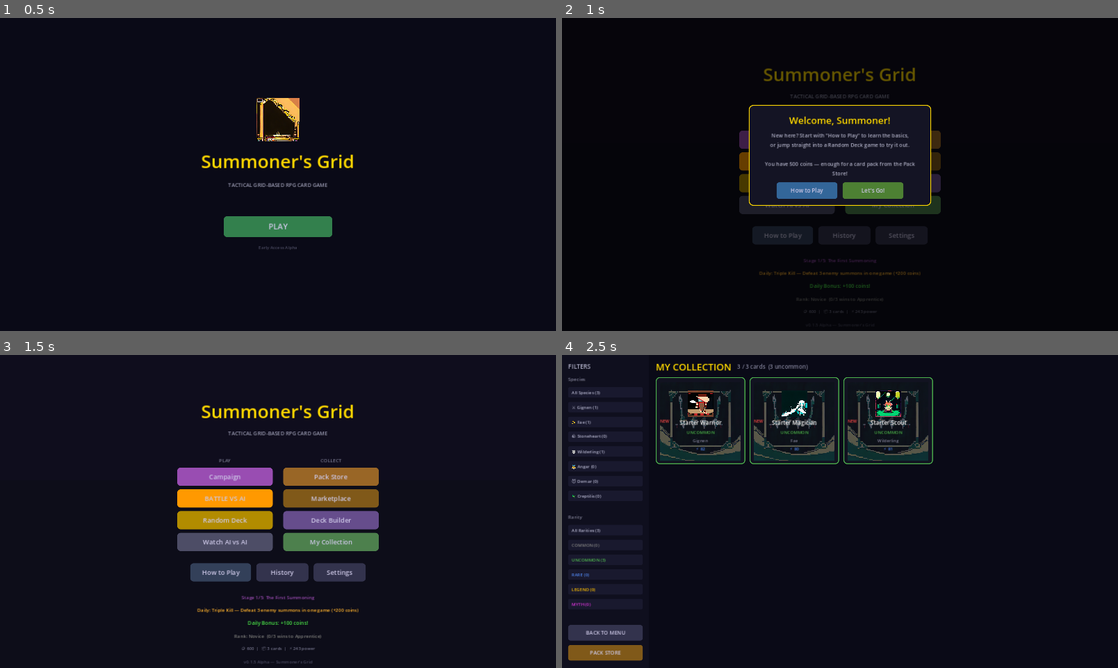
Above: before the commit, frames 1-4 (two rows, left to right).
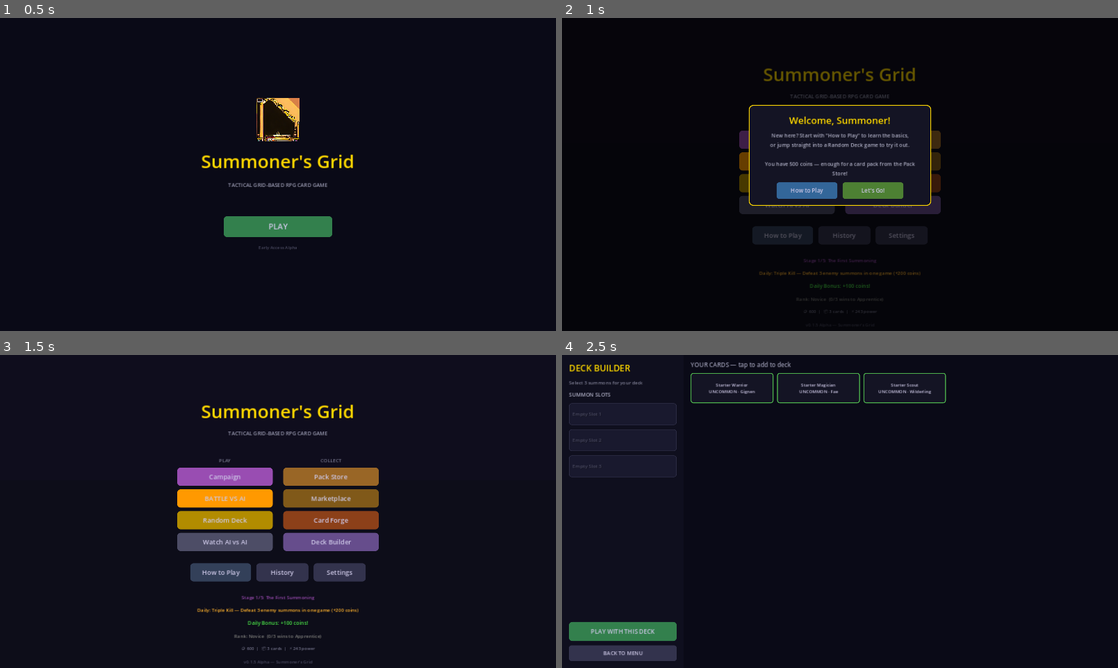
Above: after the commit, the same moments.

Repository: look-itsaxiom/summoners-grid
Game: Godot game, scene res://scenes/login.tscn
Same seed, same stepped clock (60 frames per second), same inputs: the game is played once before the commit and once after it.
Inputs (mouse positions are in pixels of both pictures, inside the frame that each line leads up to):
- Up to frame 1 (0.5 s): no input
- Up to frame 2 (1 s): click "PLAY" at 0.5 s
- Up to frame 3 (1.5 s): click (333, 520) at 1.25 s, where only the run after the commit has a clickable "Card Forge"
- Up to frame 4 (2.5 s): click (895, 542) at 2 s, where only the run before the commit has a clickable "My Collection"

Frame 1 is identical in both runs. In frame 2, 0.6% of the frame differs, in the area x 51-69%, y 49-63%; in frame 3, 2.0%; in frame 4, 9.0%, in the area x 1-70%, y 2-98%.

Commit message:
feat: card forge — combine 3 same-rarity cards into 1 higher rarity
Classic TCG upgrade mechanic:
- Select 3 cards of the same rarity (common through legend)
- Forge into 1 card of the next rarity up
- New card gets a "forged" name (Ascended Guardian, Evolved Sentinel, etc.)
- Random species and power scaled by rarity tier
- Myth cards can't be forged (already max)
- Selection UI with rarity-colored borders, 3/3 counter
- Drives collection engagement: duplicates become upgrade fuel

Co-Authored-By: Claude Opus 4.6 (1M context) <noreply@anthropic.com>

Diff:
--- /dev/null
+++ b/godot/scenes/forge.tscn
@@ -0,0 +1,8 @@
+[gd_scene format=3]
+
+[ext_resource type="Script" path="res://scripts/ui/forge_screen.gd" id="1_huql2"]
+
+[node name="root" type="Control" unique_id=1104110221]
+layout_mode = 3
+anchors_preset = 0
+script = ExtResource("1_huql2")
--- /dev/null
+++ b/godot/scripts/ui/forge_screen.gd
@@ -0,0 +1,241 @@
+extends Control
+## Card Forge — combine 3 cards of same rarity into 1 card of next rarity.
+
+const BG_COLOR := Color(0.05, 0.05, 0.1)
+const GOLD := Color(1.0, 0.85, 0.0)
+
+const RARITY_ORDER := ["common", "uncommon", "rare", "legend", "myth"]
+const RARITY_COLORS := {
+	"common": Color(0.5, 0.5, 0.5),
+	"uncommon": Color(0.3, 0.7, 0.3),
+	"rare": Color(0.3, 0.5, 0.9),
+	"legend": Color(0.9, 0.7, 0.1),
+	"myth": Color(0.8, 0.3, 0.9),
+}
+
+@onready var _storage = get_node("/root/CardStorage")
+var _selected: Array = []  # Card indices selected for forging
+var _selected_rarity: String = ""
+var _grid: GridContainer
+var _result_label: Label
+var _forge_btn: Button
+
+
+func _ready() -> void:
+	_build_ui()
+
+
+func _build_ui() -> void:
+	var bg := ColorRect.new()
+	bg.color = BG_COLOR
+	bg.set_anchors_preset(Control.PRESET_FULL_RECT)
+	add_child(bg)
+
+	var margin := MarginContainer.new()
+	margin.set_anchors_preset(Control.PRESET_FULL_RECT)
+	margin.add_theme_constant_override("margin_top", 30)
+	margin.add_theme_constant_override("margin_bottom", 30)
+	margin.add_theme_constant_override("margin_left", 100)
+	margin.add_theme_constant_override("margin_right", 100)
+	add_child(margin)
+
+	var outer := VBoxContainer.new()
+	outer.add_theme_constant_override("separation", 10)
+	outer.size_flags_vertical = Control.SIZE_EXPAND_FILL
+	margin.add_child(outer)
+
+	var title := Label.new()
+	title.text = "CARD FORGE"
+	title.add_theme_font_size_override("font_size", 26)
+	title.add_theme_color_override("font_color", GOLD)
+	title.horizontal_alignment = HORIZONTAL_ALIGNMENT_CENTER
+	outer.add_child(title)
+
+	var desc := Label.new()
+	desc.text = "Select 3 cards of the same rarity to forge into 1 card of the next rarity up."
+	desc.add_theme_font_size_override("font_size", 12)
+	desc.add_theme_color_override("font_color", Color(0.5, 0.5, 0.6))
+	desc.horizontal_alignment = HORIZONTAL_ALIGNMENT_CENTER
+	outer.add_child(desc)
+
+	# Result preview
+	_result_label = Label.new()
+	_result_label.text = "Select 3 cards to forge..."
+	_result_label.add_theme_font_size_override("font_size", 14)
+	_result_label.add_theme_color_override("font_color", Color(0.6, 0.6, 0.7))
+	_result_label.horizontal_alignment = HORIZONTAL_ALIGNMENT_CENTER
+	outer.add_child(_result_label)
+
+	# Forge button
+	_forge_btn = Button.new()
+	_forge_btn.text = "FORGE"
+	_forge_btn.custom_minimum_size = Vector2(200, 42)
+	_forge_btn.size_flags_horizontal = Control.SIZE_SHRINK_CENTER
+	_forge_btn.add_theme_font_size_override("font_size", 16)
+	_forge_btn.disabled = true
+	var fs := StyleBoxFlat.new()
+	fs.bg_color = Color(0.5, 0.3, 0.1)
+	fs.corner_radius_top_left = 6
+	fs.corner_radius_top_right = 6
+	fs.corner_radius_bottom_left = 6
+	fs.corner_radius_bottom_right = 6
+	_forge_btn.add_theme_stylebox_override("normal", fs)
+	_forge_btn.pressed.connect(_on_forge)
+	outer.add_child(_forge_btn)
+
+	# Card grid
+	var scroll := ScrollContainer.new()
+	scroll.size_flags_vertical = Control.SIZE_EXPAND_FILL
+	scroll.horizontal_scroll_mode = ScrollContainer.SCROLL_MODE_DISABLED
+	outer.add_child(scroll)
+
+	_grid = GridContainer.new()
+	_grid.columns = 8
+	_grid.add_theme_constant_override("h_separation", 6)
+	_grid.add_theme_constant_override("v_separation", 6)
+	scroll.add_child(_grid)
+
+	_refresh_grid()
+
+	# Back button
+	var back_btn := Button.new()
+	back_btn.text = "Back to Menu"
+	back_btn.custom_minimum_size = Vector2(160, 38)
+	back_btn.size_flags_horizontal = Control.SIZE_SHRINK_CENTER
+	back_btn.add_theme_font_size_override("font_size", 13)
+	var bs := StyleBoxFlat.new()
+	bs.bg_color = Color(0.2, 0.2, 0.3)
+	bs.corner_radius_top_left = 6
+	bs.corner_radius_top_right = 6
+	bs.corner_radius_bottom_left = 6
+	bs.corner_radius_bottom_right = 6
+	back_btn.add_theme_stylebox_override("normal", bs)
+	back_btn.pressed.connect(func(): get_node("/root/SceneTransition").change_scene("res://scenes/menu.tscn"))
+	outer.add_child(back_btn)
+
+
+func _refresh_grid() -> void:
+	for child in _grid.get_children():
+		child.queue_free()
+	_selected.clear()
+	_selected_rarity = ""
+	_update_forge_state()
+
+	var cards: Array = _storage.get_cards()
+	# Only show cards that can be forged (not myth — already max rarity)
+	for i in range(cards.size()):
+		var card: Dictionary = cards[i]
+		var rarity: String = card.get("rarity", "common")
+		if rarity == "myth":
+			continue
+		var btn := _create_card_btn(card, i)
+		_grid.add_child(btn)
+
+
+func _create_card_btn(card: Dictionary, index: int) -> Button:
+	var rarity: String = card.get("rarity", "common")
+	var btn := Button.new()
+	btn.text = "%s\n%s" % [card.get("name", "?"), rarity.to_upper()]
+	btn.custom_minimum_size = Vector2(120, 70)
+	btn.add_theme_font_size_override("font_size", 10)
+	btn.clip_text = false
+	btn.autowrap_mode = TextServer.AUTOWRAP_WORD_SMART
+
+	var style := StyleBoxFlat.new()
+	style.bg_color = Color(0.1, 0.1, 0.16)
+	style.border_color = RARITY_COLORS.get(rarity, Color(0.3, 0.3, 0.3))
+	style.border_width_top = 2
+	style.border_width_bottom = 2
+	style.border_width_left = 2
+	style.border_width_right = 2
+	style.corner_radius_top_left = 4
+	style.corner_radius_top_right = 4
+	style.corner_radius_bottom_left = 4
+	style.corner_radius_bottom_right = 4
+	btn.add_theme_stylebox_override("normal", style)
+
+	btn.pressed.connect(func(): _toggle_select(index, rarity, btn))
+	return btn
+
+
+func _toggle_select(index: int, rarity: String, btn: Button) -> void:
+	if index in _selected:
+		_selected.erase(index)
+		var style: StyleBoxFlat = btn.get_theme_stylebox("normal").duplicate()
+		style.bg_color = Color(0.1, 0.1, 0.16)
+		btn.add_theme_stylebox_override("normal", style)
+	else:
+		# Can only select same rarity
+		if _selected.size() > 0 and rarity != _selected_rarity:
+			return
+		if _selected.size() >= 3:
+			return
+		_selected.append(index)
+		_selected_rarity = rarity
+		var style: StyleBoxFlat = btn.get_theme_stylebox("normal").duplicate()
+		style.bg_color = Color(0.25, 0.2, 0.1)
+		btn.add_theme_stylebox_override("normal", style)
+
+	if _selected.is_empty():
+		_selected_rarity = ""
+	_update_forge_state()
+
+
+func _update_forge_state() -> void:
+	if _selected.size() == 3:
+		var next_idx: int = RARITY_ORDER.find(_selected_rarity) + 1
+		if next_idx < RARITY_ORDER.size():
+			var next_rarity: String = RARITY_ORDER[next_idx]
+			_result_label.text = "Forge 3 %s cards into 1 %s card!" % [_selected_rarity.to_upper(), next_rarity.to_upper()]
+			_result_label.add_theme_color_override("font_color", RARITY_COLORS.get(next_rarity, GOLD))
+			_forge_btn.disabled = false
+			return
+	_forge_btn.disabled = true
+	if _selected.size() > 0:
+		_result_label.text = "%d / 3 %s cards selected" % [_selected.size(), _selected_rarity.to_upper()]
+		_result_label.add_theme_color_override("font_color", RARITY_COLORS.get(_selected_rarity, Color(0.6, 0.6, 0.7)))
+	else:
+		_result_label.text = "Select 3 cards of the same rarity to forge..."
+		_result_label.add_theme_color_override("font_color", Color(0.6, 0.6, 0.7))
+
+
+func _on_forge() -> void:
+	if _selected.size() != 3:
+		return
+
+	var next_idx: int = RARITY_ORDER.find(_selected_rarity) + 1
+	if next_idx >= RARITY_ORDER.size():
+		return
+
+	var next_rarity: String = RARITY_ORDER[next_idx]
+
+	# Remove the 3 selected cards
+	_storage.remove_cards_by_indices(_selected)
+
+	# Generate 1 new card of next rarity
+	var species := ["gignen", "fae", "stoneheart", "wilderling", "angar", "demar", "creptilis"]
+	var sp: String = species[randi() % species.size()]
+	var names := ["Forged", "Ascended", "Reborn", "Awakened", "Transcended", "Evolved", "Empowered", "Blessed"]
+	var suffixes := ["Guardian", "Champion", "Sentinel", "Warden", "Harbinger", "Sovereign"]
+	var new_name: String = "%s %s" % [names[randi() % names.size()], suffixes[randi() % suffixes.size()]]
+
+	var new_card := {
+		"name": new_name,
+		"species": sp,
+		"rarity": next_rarity,
+		"power": 50 + randi() % 50 + next_idx * 20,
+		"element": "neutral",
+		"acquired_at": Time.get_datetime_string_from_system(),
+		"source": "forge",
+	}
+	_storage._collection.append(new_card)
+	_storage.save_collection()
+
+	# Check achievements
+	var achievements = get_node_or_null("/root/Achievements")
+	if achievements:
+		achievements.check_all()
+
+	_refresh_grid()
+	_result_label.text = "Forged: %s (%s)!" % [new_name, next_rarity.to_upper()]
+	_result_label.add_theme_color_override("font_color", RARITY_COLORS.get(next_rarity, GOLD))
--- a/godot/scripts/ui/main_menu_screen.gd
+++ b/godot/scripts/ui/main_menu_screen.gd
@@ -109,8 +109,8 @@
 
 	_add_button(collect_col, "Pack Store", Color(0.6, 0.4, 0.15), _on_pack_store, 220)
 	_add_button(collect_col, "Marketplace", Color(0.5, 0.35, 0.1), _on_marketplace, 220)
+	_add_button(collect_col, "Card Forge", Color(0.55, 0.25, 0.1), _on_forge, 220)
 	_add_button(collect_col, "Deck Builder", Color(0.4, 0.3, 0.55), _on_deck_builder, 220)
-	_add_button(collect_col, "My Collection", Color(0.3, 0.5, 0.3), _on_collection, 220)
 
 	# Bottom row: How to Play
 	var spacer2 := Control.new()
@@ -316,6 +316,10 @@
 
 func _on_marketplace() -> void:
 	get_node("/root/SceneTransition").change_scene("res://scenes/marketplace.tscn")
+
+
+func _on_forge() -> void:
+	get_node("/root/SceneTransition").change_scene("res://scenes/forge.tscn")
 
 
 func _on_deck_builder() -> void:
